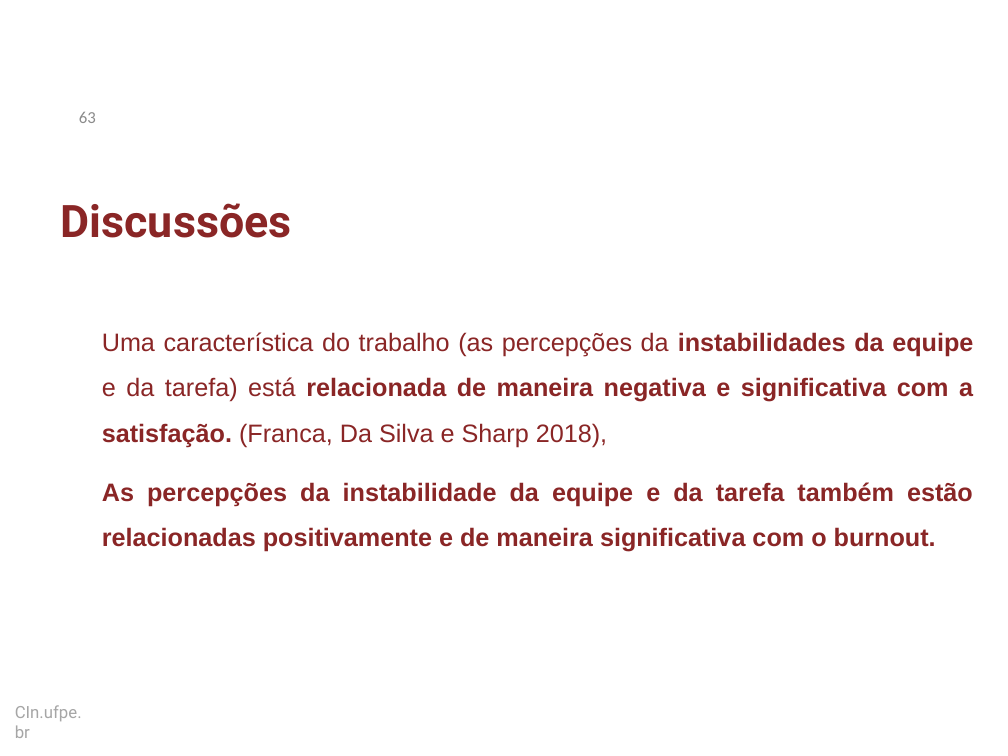
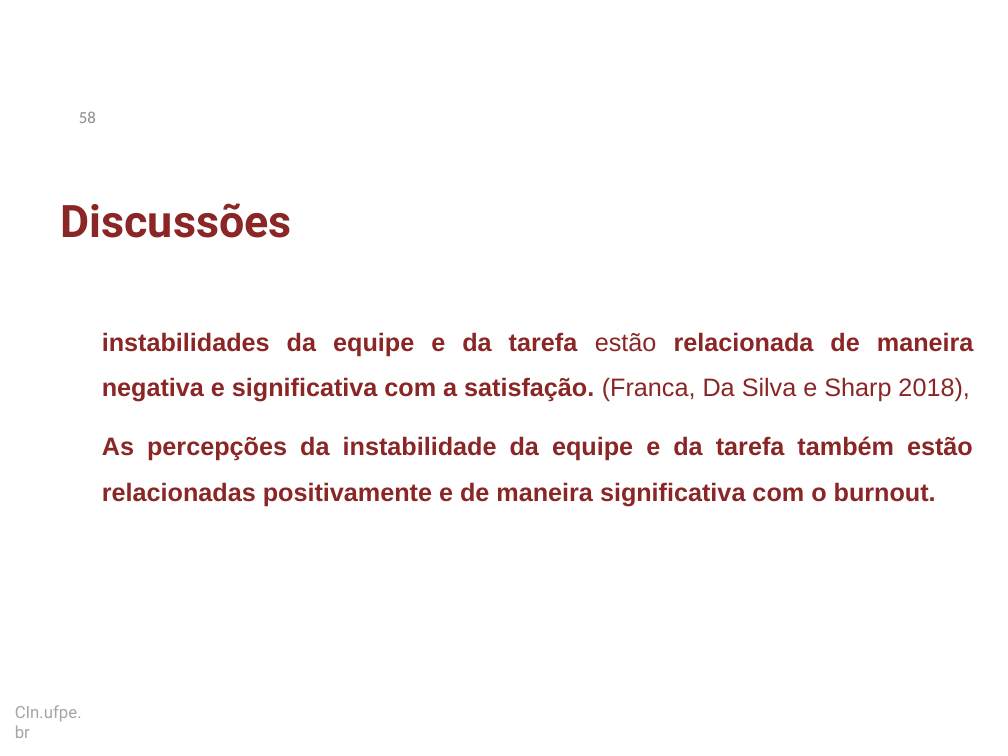
Before and after one commit to dan1lo/doutoradoR, a slide deck: slide 58 of apresentacao doutorado simplificado.pptx (slide 63 before the commit). Drawn at 1008x756 pixels with LibreOffice and Linux fonts; fonts in the diff are those of the drawing; background and template pictures are left out. Boxes give left, top, right and bottom in pixels: in the first picture for what was removed or moved away, otherwise in the second. Text is boxed around its words. In the diff, an @@ line names an element or a change of style, - is before the commit and + after.

```diff
--- a/apresentacao doutorado simplificado.pptx
+++ b/apresentacao doutorado simplificado.pptx
@@ page number at [79,111,96,123]: text changed @@
-63
+58
@@ text at [102,332,974,402]: text changed; bold on @@
-Uma característica do trabalho (as percepções da instabilidades da equipe e da tarefa) está relacionada de maneira negativa e significativa com a satisfação. (Franca, Da Silva e Sharp 2018),
+instabilidades da equipe e da tarefa estão relacionada de maneira negativa e significativa com a satisfação. (Franca, Da Silva e Sharp 2018),
```
Also in this commit, not shown: 24 other slides changed, 2 slides added, 7 slides removed.
